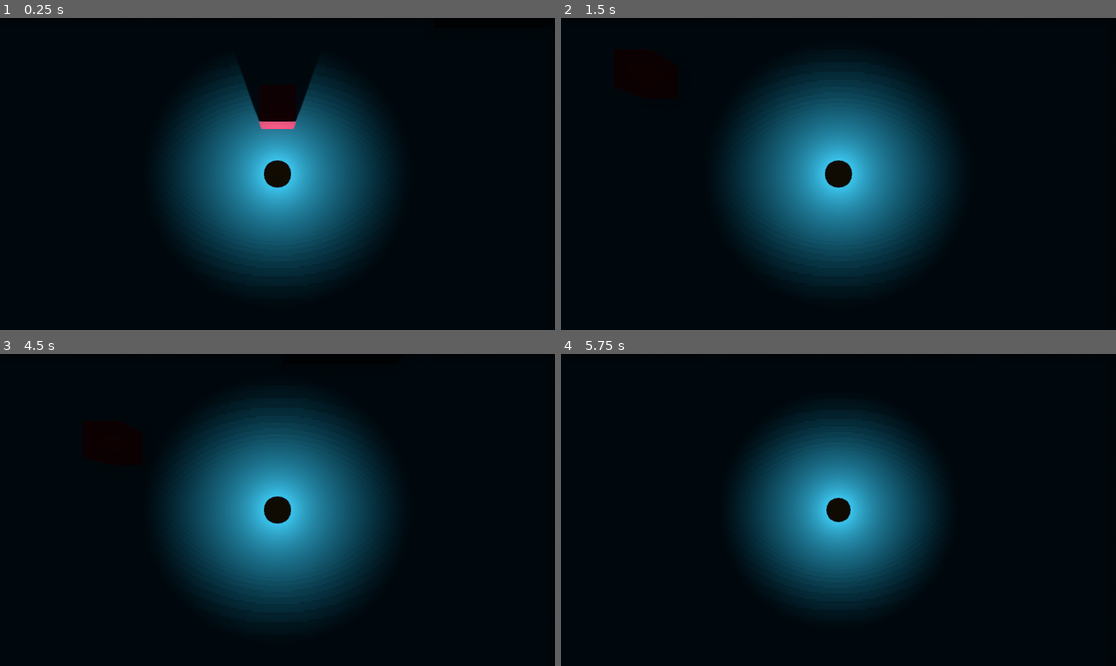
Above: before the commit, frames 1-4 (two rows, left to right).
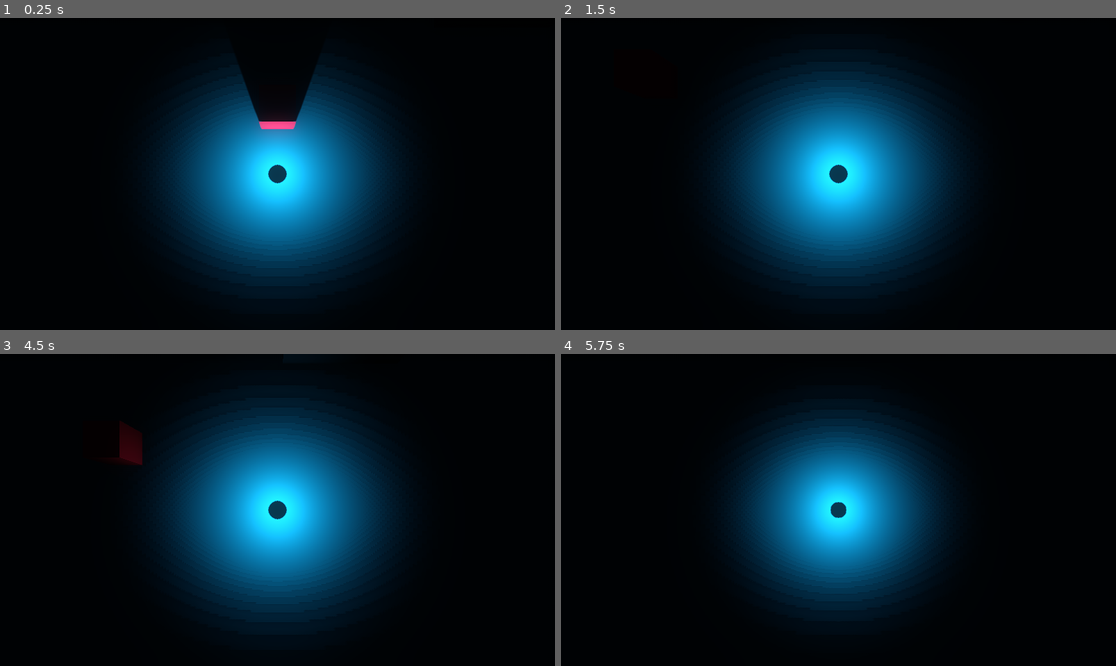
Above: after the commit, the same moments.

Repository: TeaWhyDee/ctssagit
Game: Godot game, scene res://scenes/Main.tscn
Same seed, same stepped clock (60 frames per second), same inputs: the game is played once before the commit and once after it.
Inputs:
- Up to frame 1 (0.25 s): no input
- Up to frame 2 (1.5 s): tap Enter at 0.5 s; hold D (move_right) 0.53-1.28 s; hold S (move_down) from 1.28 s (still down)
- Up to frame 3 (4.5 s): tap Space at 2, 3.5 s; release S (move_down) at 2.03 s; hold D (move_right) 2.03-2.78 s; tap Enter at 2.75, 4.25 s; hold W (move_up) 2.78-3.53 s; hold A (move_left) from 3.53 s (still down)
- Up to frame 4 (5.75 s): release A (move_left) at 5.03 s; hold S (move_down) from 5.03 s (still down)

The runs differ from the first frame. In frame 1, 7.1% of the frame differs, in the area x 38-62%, y 31-74%; in frame 2, 7.5%; in frame 3, 7.8%, in the area x 21-64%, y 24-77%; in frame 4, 5.9%.

Commit message:
raycasts

Diff:
--- a/scenes/Detector.tscn
+++ b/scenes/Detector.tscn
@@ -1,14 +1,41 @@
-[gd_scene load_steps=2 format=2]
+[gd_scene load_steps=5 format=2]
 
 [ext_resource path="res://scripts/detector.gd" type="Script" id=1]
 
-[node name="Detector" type="Spatial"]
+[sub_resource type="SpatialMaterial" id=1]
+albedo_color = Color( 1, 0, 0, 1 )
+emission_enabled = true
+emission = Color( 1, 0, 0, 1 )
+emission_energy = 1.0
+emission_operator = 0
+emission_on_uv2 = false
+
+[sub_resource type="CubeMesh" id=2]
+material = SubResource( 1 )
+size = Vector3( 0.5, 0.5, 0.9 )
+
+[sub_resource type="BoxShape" id=3]
+extents = Vector3( 0.5, 0.5, 0.5 )
+
+[node name="Detector" type="StaticBody"]
 script = ExtResource( 1 )
 
-[node name="RayCast" type="RayCast" parent="."]
+[node name="Ray1" type="RayCast" parent="."]
+enabled = true
+
+[node name="Ray2" type="RayCast" parent="."]
+enabled = true
+
+[node name="Ray3" type="RayCast" parent="."]
 enabled = true
 
 [node name="Light" type="DirectionalLight" parent="."]
 transform = Transform( 1, 0, 0, 0, -4.37114e-08, 1, 0, -1, -4.37114e-08, 0, 0, 0 )
 visible = false
 shadow_enabled = true
+
+[node name="Mesh" type="MeshInstance" parent="."]
+mesh = SubResource( 2 )
+
+[node name="CollisionShape" type="CollisionShape" parent="."]
+shape = SubResource( 3 )
--- a/scenes/Main.tscn
+++ b/scenes/Main.tscn
@@ -15,9 +15,16 @@
 background_energy = 0.0
 ambient_light_color = Color( 0.0666667, 0.0666667, 0.0666667, 1 )
 ambient_light_sky_contribution = 0.0
+tonemap_mode = 3
+tonemap_white = 1.2
 ssao_enabled = true
 glow_enabled = true
-glow_bloom = 0.1
+glow_intensity = 0.74
+glow_strength = 1.03
+glow_bloom = 0.18
+glow_blend_mode = 0
+glow_bicubic_upscale = true
+glow_high_quality = true
 
 [node name="World" type="Spatial"]
 
--- a/scenes/Player.tscn
+++ b/scenes/Player.tscn
@@ -4,15 +4,15 @@
 [ext_resource path="res://scripts/player_audio.gd" type="Script" id=2]
 
 [sub_resource type="CylinderShape" id=1]
-radius = 0.75
+radius = 0.5
 
 [sub_resource type="SpatialMaterial" id=3]
 albedo_color = Color( 0.94902, 0.682353, 0.294118, 1 )
 
 [sub_resource type="CylinderMesh" id=2]
 material = SubResource( 3 )
-top_radius = 0.75
-bottom_radius = 0.75
+top_radius = 0.5
+bottom_radius = 0.5
 
 [node name="Player" type="KinematicBody" groups=["player"]]
 script = ExtResource( 1 )
@@ -28,10 +28,9 @@
 current = true
 
 [node name="OmniLight" type="OmniLight" parent="."]
-light_energy = 2.0
 shadow_enabled = true
 shadow_bias = 0.407
-omni_range = 8.705
+omni_range = 11.138
 omni_attenuation = 1.7411
 
 [node name="AudioPlayer" type="Spatial" parent="."]
--- a/scripts/detector.gd
+++ b/scripts/detector.gd
@@ -1,21 +1,31 @@
 extends Spatial
 
 var player: Spatial
-onready var ray = $RayCast
+onready var ray1 = $Ray1
+onready var ray2 = $Ray2
+onready var ray3 = $Ray3
+onready var rays = [ray1, ray2, ray3]
 
 func _ready():
 	player = get_tree().get_nodes_in_group("player")[0]
 	Global.connect("timeout", self, "_on_timeout")
 
 func _physics_process(delta):
-	ray.cast_to = to_local(player.transform.origin)
-	ray.force_raycast_update()
+	var dir = transform.origin.direction_to(player.transform.origin)
+	var dir_l = transform.origin.direction_to(player.transform.origin + dir.rotated(Vector3.UP, PI / 2) / 2)
+	var dir_r = transform.origin.direction_to(player.transform.origin + dir.rotated(Vector3.UP, -PI / 2) / 2)
+	var dist = transform.origin.distance_to(player.transform.origin)
+	$Mesh.look_at(player.transform.origin, Vector3.UP)
+	ray1.cast_to = dir * dist
+	ray2.cast_to = dir_l * dist
+	ray3.cast_to = dir_r * dist
 
 func _on_timeout():
 	$Light.show()
 	yield(get_tree().create_timer(0.5), "timeout")
-	if ray.is_colliding():
-		if ray.get_collider() is KinematicBody:
-			get_tree().quit()
-			return
+	for ray in rays:
+		if ray.is_colliding():
+			if ray.get_collider() is KinematicBody:
+				get_tree().quit()
+				return
 	$Light.hide()
